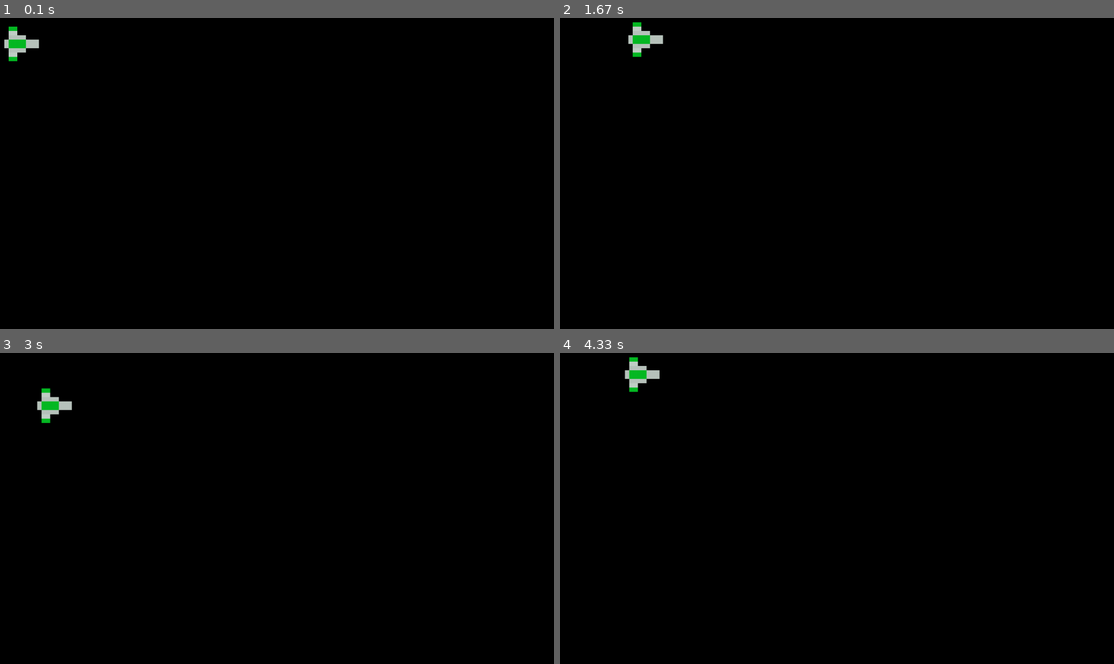
Above: before the commit, frames 1-4 (two rows, left to right).
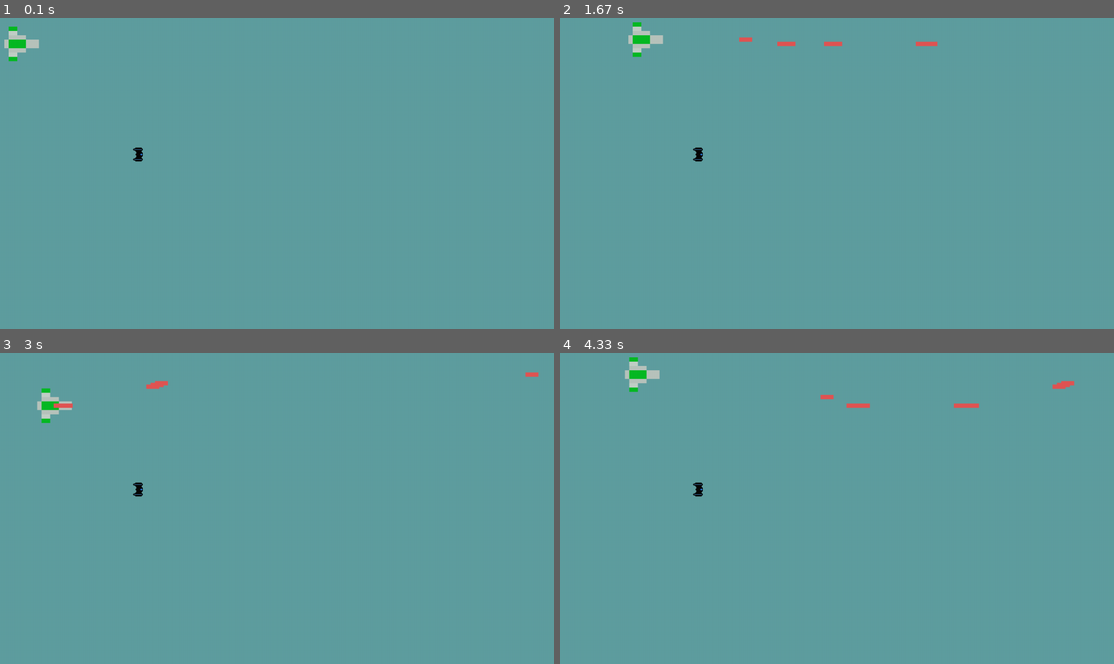
Above: after the commit, the same moments.

Repository: Tane10/astroids_ai_pygame
Game: pygame game, started from src/main.py
The game is run twice, just before and just after one commit, with the same random seed, the same clock (stepped at 60 frames per second) and the same inputs.
Inputs:
- Up to frame 1 (0.1 s): no input
- Up to frame 2 (1.67 s): tap Space at 0.33, 0.73, 1.03, 1.23, 1.57 s; hold D 0.67-1.13 s; hold W 1.17-1.47 s; hold D from 1.5 s (still down)
- Up to frame 3 (3 s): tap Space at 1.87, 2.07, 2.37, 2.63, 2.97 s; release D at 1.97 s; hold A 2-2.53 s; hold S 2.57-2.87 s; hold A from 2.9 s (still down)
- Up to frame 4 (4.33 s): tap Space at 3.27, 3.4, 3.8, 4.1 s; release A at 3.3 s; hold W 3.33-3.7 s; hold D from 3.73 s (still down)

The runs differ from the first frame. In frame 1, 100% of the frame differs, in the area x 0-100%, y 0-100%; in frame 2, 100%; in frame 3, 100%; in frame 4, 100%.

Commit message:
working on enermies now

Diff:
--- a/src/assets_loader.py
+++ b/src/assets_loader.py
@@ -24,3 +24,22 @@
         print("Failed to get pixel_laser_red.png from Assets")
 
     return assets_dict["pixel_laser_red.png"]
+
+def get_enemies() -> dict[str, pygame.Surface | pygame.SurfaceType]:
+    if not len(assets_dict) > 0:
+        print('Failed to load enemy assets')
+
+    keys = [
+        "pixel_ship3_blue.png",
+        "pixel_ship3_green.png",
+        "pixel_ship3_red.png",
+        "pixel_ship3_yellow.png"
+    ]
+
+    enemy_dict = {}
+
+    for a in list(assets_dict.keys()):
+        if a in keys:
+            enemy_dict[a] = assets_dict[a]
+
+    return enemy_dict
--- /dev/null
+++ b/src/constant.py
@@ -0,0 +1,6 @@
+import pygame
+
+SCREEN_WIDTH = 1280
+SCREEN_HEIGHT = 720
+SPEED = 4
+# screen = pygame.display.set_mode( (SCREEN_WIDTH,SCREEN_HEIGHT))
--- /dev/null
+++ b/src/enemies.py
@@ -0,0 +1,30 @@
+import random
+
+import pygame
+
+import assets_loader
+import constant
+
+
+class Enemies:
+    def __init__(self, screen: pygame.Surface | pygame.SurfaceType):
+        self.texture = assets_loader.get_enemies()["pixel_ship3_blue.png"]
+        self.speed = constant.SPEED
+        self.rect = self.texture.get_rect()
+        self.pos = pygame.math.Vector2(300,300)
+        # self.projectiles = [Projectiles(start_pos=self.pos) for _ in range(0,10)]
+        self.screen = screen
+
+
+    #
+    # def __set_texture__(self):
+    #     asset_len = len(self.opt_textures)
+    #     self.texture = list(self.opt_textures.values())[random.randint(0, asset_len -1)]
+    #     self.rect = self.texture.get_rect()
+
+
+    def draw_entity(self):
+        self.screen.blit(self.texture, self.pos)
+
+    def logic_handler(self):
+        self.draw_entity()
--- a/src/game.py
+++ b/src/game.py
@@ -1,7 +1,8 @@
 import pygame
-import globals
+import constant
 
 from input_handler import input_handler, move_entity
+from enemies import Enemies
 from player import Player
 from assets_loader import load_assets
 # '''
@@ -23,22 +24,22 @@
         pygame.display.set_caption("Astroids")
 
         self.clock = pygame.time.Clock()
-        self.screen = pygame.display.set_mode((globals.SCREEN_WIDTH, globals.SCREEN_HEIGHT))
+        self.screen = pygame.display.set_mode((constant.SCREEN_WIDTH, constant.SCREEN_HEIGHT))
 
     def run(self) -> None:
-        player = Player()
+        player = Player(self.screen)
+        enemies = Enemies(self.screen)
 
         while True:
-            self.screen.fill('black')
+            self.screen.fill('cadetblue')
             self.screen.blit(player.texture, player.pos)
+
 
             input_handler(player.inputs)
             move_entity(player)
 
-            # # player.handle_logic()
-            # logging.debug('Debug message: Game is running')
-            # logging.info('Info message: Game is processing events')
-            # logging.warning('Warning message: Something might be wrong')
+            player.logic_handler()
+            enemies.logic_handler()
 
             pygame.display.update()
             self.clock.tick(60)
--- a/src/globals.py
+++ /dev/null
@@ -1,3 +0,0 @@
-SCREEN_WIDTH = 1280
-SCREEN_HEIGHT = 720
-SPEED = 4
--- a/src/input_handler.py
+++ b/src/input_handler.py
@@ -1,6 +1,6 @@
 import pygame
 import sys
-import globals
+import constant
 
 from player import Player
 
@@ -65,9 +65,9 @@
     # Boundary check and position correction
     if entity.pos.x < 0:
         entity.pos.x = 0
-    if entity.pos.x + entity.rect.width > globals.SCREEN_WIDTH:
-        entity.pos.x = globals.SCREEN_WIDTH - entity.rect.width
+    if entity.pos.x + entity.rect.width > constant.SCREEN_WIDTH:
+        entity.pos.x = constant.SCREEN_WIDTH - entity.rect.width
     if entity.pos.y < 0:
         entity.pos.y = 0
-    if entity.pos.y + entity.rect.height > globals.SCREEN_HEIGHT:
-        entity.pos.y = globals.SCREEN_HEIGHT - entity.rect.height
+    if entity.pos.y + entity.rect.height > constant.SCREEN_HEIGHT:
+        entity.pos.y = constant.SCREEN_HEIGHT - entity.rect.height
--- a/src/player.py
+++ b/src/player.py
@@ -1,39 +1,45 @@
 import pygame
-import globals
+import constant
 
 from assets_loader import get_player_textures
+from projectiles import Projectiles
+
+'''
+Bug list:
+TODO: fix when you fire it fires X amount of bullets not just one
+
+'''
+
 
 class Player:
-    def __init__(self) -> None:
+    def __init__(self, screen: pygame.Surface | pygame.SurfaceType) -> None:
         self.texture = get_player_textures()
-        self.speed = globals.SPEED
+        self.speed = constant.SPEED
         self.rect = self.texture.get_rect()
         self.pos = pygame.math.Vector2(10,10)
         self.inputs = {'left': False, 'right': False, 'up': False, 'down': False, "fire": False}
-        # self.projectiles = np.empty((0,2), int) # creates a [[pos_x,pos_y]]
-        # self.screen = screen
-        # self.projectiles = Projectiles()
+        self.projectiles = [Projectiles(start_pos=self.pos) for _ in range(0,10)]
+        self.screen = screen
 
-    # def fire_project(self):
-    #     if self.inputs["fire"]:
-    #         logging.debug('Debug message: Game is running')
-    #         print('Debug message: Game is running')
-    #
-    #     self.projectiles.fire_projectiles()
-            # new_projectile = np.array([[self.pos[0] + 25, self.pos[1]]])
-            # self.projectiles = np.append(self.projectiles,new_projectile,axis=0)
-            # print(f"projectilesL {new_projectile}")
-            # print(f"All Projectails {self.projectiles }")
 
-    # def update_projectiles(self):
-    #     if len(self.projectiles) > 0:
-    #         self.projectiles[:, 0] += 5
-    #
-    # def draw_projectiles(self):
-    #     if len(self.projectiles) != 0:
-    #         self.screen.blit(self.bullet_texture, self.projectiles[0])
-    #
-    # def handle_logic(self):
-    #     self.fire_project()
-    #     self.draw_projectiles()
-    #     self.update_projectiles()
+    def fire_projectiles(self)-> None:
+        if self.inputs["fire"]:
+            for projectile in self.projectiles:
+                if not projectile.active:
+                    new_pos = pygame.math.Vector2(self.pos.x + 10, self.pos.y)
+                    projectile.fire(new_pos)
+                    break
+
+    def draw_projectiles(self)-> None:
+        for projectile in self.projectiles:
+            if projectile.active:
+                self.screen.blit(projectile.texture, projectile.pos)
+
+    def update_projectiles(self)-> None:
+        for projectiles in self.projectiles:
+            projectiles.update()
+
+    def logic_handler(self):
+        self.fire_projectiles()
+        self.draw_projectiles()
+        self.update_projectiles()
--- a/src/projectiles.py
+++ b/src/projectiles.py
@@ -1,14 +1,29 @@
+import numpy as np
+import pygame.math
+
+import constant
 from assets_loader import get_projectiles_textures
 
 
 class Projectiles:
-    def __init__(self):
+    def __init__(self, start_pos: pygame.math.Vector2) -> None:
         self.texture = get_projectiles_textures()
+        self.rect = self.texture.get_rect()
+        self.active = False
 
-    def fire_projectiles(self):
-        print("BANG")
-        # if self.inputs["fire"]:
-        #     new_projectile = np.array([[self.pos[0] + 25, self.pos[1]]])
-        #     self.projectiles = np.append(self.projectiles,new_projectile,axis=0)
-        #     print(f"projectilesL {new_projectile}")
-            # print(f"All Projectails {self.projectiles }")
+        self.pos = np.array(start_pos,dtype=np.float64)
+        self.velocity = np.array([10,0], dtype=np.float64)
+
+    def fire(self, start_pos: pygame.math.Vector2) -> None:
+        self.pos[:] = start_pos
+        self.active = True
+
+    def update(self) -> None:
+        if self.active:
+            self.pos += self.velocity
+        if self.out_bounds():
+            self.active = False
+
+    def out_bounds(self):
+        return (self.pos[0] < 0 or self.pos[0] > constant.SCREEN_WIDTH or
+                self.pos[1] < 0 or self.pos[1] > constant.SCREEN_HEIGHT)
Renamed: assets/pixel_shape3_blue.png -> assets/pixel_ship3_blue.png
